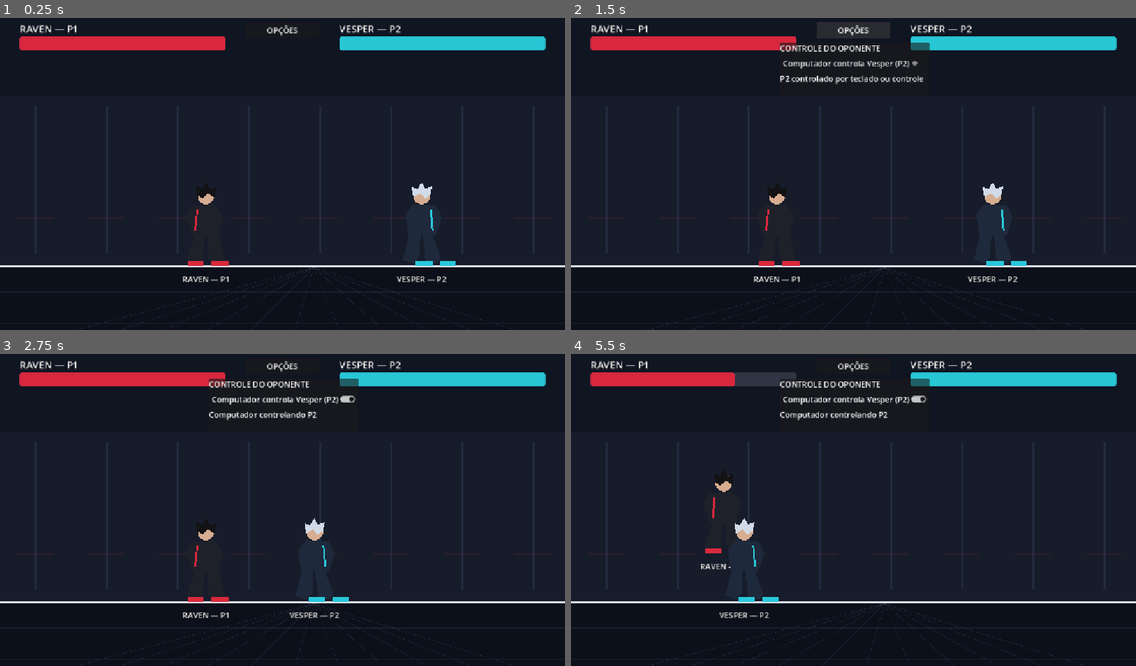
Above: before the commit, frames 1-4 (two rows, left to right).
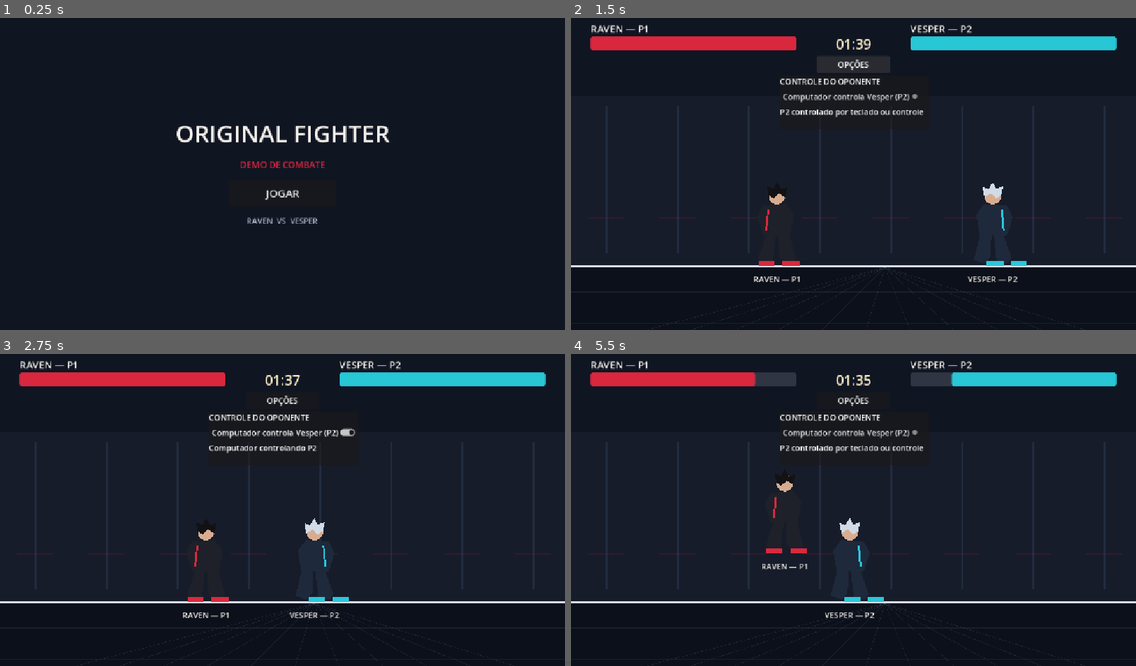
Above: after the commit, the same moments.

Repository: Hayron1206/Original-Fighter
Game: Godot game, scene res://scenes/title/title_screen.tscn
Two runs of this game, one before a commit and one after it. Both use one fixed random seed, a clock stepped at 60 frames per second and the inputs below. Before the commit the project starts from res://scenes/fight/fight.tscn.
Inputs (mouse positions are in pixels of both pictures, inside the frame that each line leads up to):
- Up to frame 1 (0.25 s): no input
- Up to frame 2 (1.5 s): click (853, 192) at 0.5 s, where only the run after the commit has a clickable "JOGAR"; click "OPÇÕES" at 1.25 s
- Up to frame 3 (2.75 s): click "Computador controla Vesper (P…" at 2 s
- Up to frame 4 (5.5 s): move the mouse to (977, 491) at 2.77 s; hold G 2.78-3.53 s; hold D 2.78-4.28 s; click (977, 491) at 2.92 s; tap W at 3.02, 3.77, 5.27 s; tap H at 3.05, 3.6, 4.55, 5.1 s; move the mouse to (740, 522) at 3.52 s; click (740, 522) at 3.67 s; tap G at 3.8, 5.3 s; move the mouse to (910, 438) at 4.27 s; hold A 4.28-5.03 s; hold G 4.28-5.03 s; click (910, 438) at 4.42 s; move the mouse to (825, 572) at 5.02 s; hold D from 5.03 s (still down); click (825, 572) at 5.17 s

The runs differ from the first frame. In frame 1, 8.7% of the frame differs, in the area x 0-100%, y 2-98%; in frame 2, 2.4%; in frame 3, 1.8%; in frame 4, 3.4%.

Commit message:
Sistema de Combate funcional

Diff:
--- a/project.godot
+++ b/project.godot
@@ -11,7 +11,7 @@
 [application]
 
 config/name="OriginalFighter"
-run/main_scene="res://scenes/fight/fight.tscn"
+run/main_scene="res://scenes/title/title_screen.tscn"
 config/features=PackedStringArray("4.7", "Forward Plus")
 config/icon="res://icon.svg"
 
--- /dev/null
+++ b/scenes/title/title_screen.tscn
@@ -0,0 +1,12 @@
+[gd_scene load_steps=2 format=3]
+
+[ext_resource type="Script" path="res://scripts/ui/title_screen.gd" id="1_title"]
+
+[node name="TitleScreen" type="Control"]
+layout_mode = 3
+anchors_preset = 15
+anchor_right = 1.0
+anchor_bottom = 1.0
+grow_horizontal = 2
+grow_vertical = 2
+script = ExtResource("1_title")
--- a/scripts/fighters/fighter_placeholder.gd
+++ b/scripts/fighters/fighter_placeholder.gd
@@ -13,9 +13,11 @@
 const JUMP_SPEED := -620.0
 const LEFT_BOUND := 100.0
 const RIGHT_BOUND := 1180.0
-const ATTACK_COOLDOWN := 0.38
+const LIGHT_ATTACK_COOLDOWN := 0.38
+const HEAVY_ATTACK_COOLDOWN := 0.72
 const MAX_HEALTH := 100.0
-const DAMAGE_PER_HIT := 10.0
+const LIGHT_DAMAGE := 10.0
+const HEAVY_DAMAGE := 20.0
 const AI_ATTACK_RANGE := 105.0
 const AI_ATTACK_COOLDOWN := 0.82
 const HITSTUN_DURATION := 0.16
@@ -23,16 +25,20 @@
 @onready var hitbox: Area2D = $Hitbox
 var controller_manager: Node
 var health := MAX_HEALTH
+var _is_ko := false
 var ai_controlled := false
 var facing_left := false
 var is_blocking := false
 var _attack_cooldown := 0.0
+var _current_attack_damage := LIGHT_DAMAGE
 var _attack_visual_timer := 0.0
+var _heavy_attack_visual := false
 var _ai_attack_timer := 0.0
 var _hitstun_timer := 0.0
 var _knockback_velocity := 0.0
 var _jump_was_down := false
-var _attack_was_down := false
+var _light_attack_was_down := false
+var _heavy_attack_was_down := false
 
 func _ready() -> void:
 	controller_manager = get_tree().get_first_node_in_group("controller_manager")
@@ -44,19 +50,23 @@
 	_attack_cooldown = maxf(0.0, _attack_cooldown - delta)
 	_ai_attack_timer = maxf(0.0, _ai_attack_timer - delta)
 	var was_attacking := _attack_visual_timer > 0.0
+	var was_heavy_visual := _heavy_attack_visual
 	_attack_visual_timer = maxf(0.0, _attack_visual_timer - delta)
+	if _attack_visual_timer <= 0.0:
+		_heavy_attack_visual = false
 
 	var direction := 0.0
 	var jump_down := false
 	var block_pressed := false
-	var attack_down := false
+	var light_attack_down := false
+	var heavy_attack_down := false
 	if player_number == 2 and ai_controlled:
 		var opponent := _get_opponent()
 		if opponent != null:
 			var distance_to_opponent := opponent.global_position.x - global_position.x
 			direction = signf(distance_to_opponent) if absf(distance_to_opponent) > AI_ATTACK_RANGE else 0.0
-			attack_down = absf(distance_to_opponent) <= AI_ATTACK_RANGE and _ai_attack_timer <= 0.0 and is_on_floor()
-			if attack_down:
+			light_attack_down = absf(distance_to_opponent) <= AI_ATTACK_RANGE and _ai_attack_timer <= 0.0 and is_on_floor()
+			if light_attack_down:
 				_ai_attack_timer = AI_ATTACK_COOLDOWN
 	elif player_number == 1:
 		if Input.is_key_pressed(KEY_A):
@@ -65,7 +75,8 @@
 			direction += 1.0
 		jump_down = Input.is_key_pressed(KEY_W)
 		block_pressed = Input.is_key_pressed(KEY_F)
-		attack_down = Input.is_key_pressed(KEY_G)
+		light_attack_down = Input.is_key_pressed(KEY_G)
+		heavy_attack_down = Input.is_key_pressed(KEY_H)
 	else:
 		if Input.is_key_pressed(KEY_LEFT):
 			direction -= 1.0
@@ -73,19 +84,23 @@
 			direction += 1.0
 		jump_down = Input.is_key_pressed(KEY_UP)
 		block_pressed = Input.is_key_pressed(KEY_K)
-		attack_down = Input.is_key_pressed(KEY_COMMA)
+		light_attack_down = Input.is_key_pressed(KEY_COMMA)
+		heavy_attack_down = Input.is_key_pressed(KEY_PERIOD)
 
 	if controller_manager != null and not (player_number == 2 and ai_controlled):
 		direction += controller_manager.get_horizontal_axis(player_number)
 		jump_down = jump_down or controller_manager.is_button_pressed(player_number, JOY_BUTTON_A)
-		block_pressed = block_pressed or controller_manager.is_button_pressed(player_number, JOY_BUTTON_LEFT_SHOULDER)
-		attack_down = attack_down or controller_manager.is_button_pressed(player_number, JOY_BUTTON_X)
+		block_pressed = block_pressed or controller_manager.is_button_pressed(player_number, JOY_BUTTON_B)
+		light_attack_down = light_attack_down or controller_manager.is_button_pressed(player_number, JOY_BUTTON_X)
+		heavy_attack_down = heavy_attack_down or controller_manager.is_button_pressed(player_number, JOY_BUTTON_Y)
 		direction = clampf(direction, -1.0, 1.0)
 
 	var jump_pressed := jump_down and not _jump_was_down
-	var attack_pressed := attack_down and not _attack_was_down
+	var light_attack_pressed := light_attack_down and not _light_attack_was_down
+	var heavy_attack_pressed := heavy_attack_down and not _heavy_attack_was_down
 	_jump_was_down = jump_down
-	_attack_was_down = attack_down
+	_light_attack_was_down = light_attack_down
+	_heavy_attack_was_down = heavy_attack_down
 
 	var was_blocking := is_blocking
 	if _hitstun_timer > 0.0:
@@ -112,19 +127,26 @@
 	global_position.x = clampf(global_position.x, LEFT_BOUND, RIGHT_BOUND)
 	_update_facing()
 
-	if attack_pressed and _attack_cooldown <= 0.0 and is_on_floor() and not is_blocking and _hitstun_timer <= 0.0:
-		_attack_cooldown = ATTACK_COOLDOWN
-		_attack_visual_timer = 0.14
+	if (light_attack_pressed or heavy_attack_pressed) and _attack_cooldown <= 0.0 and is_on_floor() and not is_blocking and _hitstun_timer <= 0.0:
+		_heavy_attack_visual = heavy_attack_pressed
+		if heavy_attack_pressed:
+			_current_attack_damage = HEAVY_DAMAGE
+			_attack_cooldown = HEAVY_ATTACK_COOLDOWN
+		else:
+			_current_attack_damage = LIGHT_DAMAGE
+			_attack_cooldown = LIGHT_ATTACK_COOLDOWN
+		_attack_visual_timer = 0.22 if _heavy_attack_visual else 0.14
 		hitbox.position.x = -48.0 if facing_left else 48.0
 		hitbox.activate()
 
-	if was_blocking != is_blocking or was_attacking != (_attack_visual_timer > 0.0):
+	if was_blocking != is_blocking or was_attacking != (_attack_visual_timer > 0.0) or was_heavy_visual != _heavy_attack_visual:
 		queue_redraw()
 
 func set_ai_controlled(enabled: bool) -> void:
 	ai_controlled = enabled
 	_jump_was_down = false
-	_attack_was_down = false
+	_light_attack_was_down = false
+	_heavy_attack_was_down = false
 
 func apply_damage(amount: float, attacker: Node2D) -> void:
 	if health <= 0.0 or is_blocking or attacker == null:
@@ -137,11 +159,25 @@
 	_hitstun_timer = HITSTUN_DURATION
 	health_changed.emit(health, MAX_HEALTH)
 	print(display_name, " recebeu dano. Vida: ", int(health), "/", int(MAX_HEALTH))
-
+	if health <= 0.0:
+		_knock_out()
+
+func _knock_out() -> void:
+	if _is_ko:
+		return
+	_is_ko = true
+	velocity = Vector2.ZERO
+	is_blocking = false
+	_attack_visual_timer = 0.0
+	queue_redraw()
+	var fall_angle := deg_to_rad(-90.0 if facing_left else 90.0)
+	var death_tween := create_tween().set_parallel(true)
+	death_tween.tween_property(self, "rotation", fall_angle, 0.65).set_trans(Tween.TRANS_BACK).set_ease(Tween.EASE_OUT)
+	death_tween.tween_property(self, "modulate", Color(0.58, 0.58, 0.64, 1.0), 0.65)
 func _on_hitbox_hit_landed(hurtbox: Area2D) -> void:
 	var target := hurtbox.get_parent()
 	if target != self and target.has_method("apply_damage"):
-		target.apply_damage(DAMAGE_PER_HIT, self)
+		target.apply_damage(_current_attack_damage, self)
 
 func _get_opponent() -> Node2D:
 	for fighter in get_tree().get_nodes_in_group("fighters"):
@@ -188,7 +224,9 @@
 		draw_line(Vector2(10 * direction, -112), Vector2(45 * direction, -132), accent_color, 10.0)
 		draw_arc(Vector2(42 * direction, -112), 29.0, -1.15, 1.15, 16, Color(accent_color, 0.7), 3.0)
 	elif _attack_visual_timer > 0.0:
-		draw_line(Vector2(32 * direction, -100), Vector2(92 * direction, -130), Color(accent_color, 0.9), 6.0)
+		var swing_width := 10.0 if _heavy_attack_visual else 6.0
+		var swing_length := 112.0 if _heavy_attack_visual else 92.0
+		draw_line(Vector2(32 * direction, -100), Vector2(swing_length * direction, -130), Color(accent_color, 0.9), swing_width)
 		draw_line(Vector2(40 * direction, -91), Vector2(83 * direction, -91), Color(accent_color, 0.45), 3.0)
 
 	draw_string(ThemeDB.fallback_font, Vector2(-75, 30), display_name, HORIZONTAL_ALIGNMENT_CENTER, 150, 16, Color("f4f1ec"))
--- a/scripts/ui/fight_ui.gd
+++ b/scripts/ui/fight_ui.gd
@@ -2,10 +2,15 @@
 
 const BAR_WIDTH := 420.0
 const BAR_HEIGHT := 28.0
+const ROUND_DURATION := 99.0
 var _health_bars: Dictionary = {}
+var _fighters: Dictionary = {}
 var _ai_status: Label
 var _ai_toggle: CheckButton
+var _timer_label: Label
 var _view_width := 1280.0
+var _time_left := ROUND_DURATION
+var _round_over := false
 
 func _ready() -> void:
 	var root := Control.new()
@@ -14,8 +19,30 @@
 	add_child(root)
 	_create_health_display(root, 1, "RAVEN — P1", Vector2(40.0, 18.0), false, Color("d9273e"))
 	_create_health_display(root, 2, "VESPER — P2", Vector2(_view_width - BAR_WIDTH - 40.0, 18.0), true, Color("27c7d6"))
+	_create_round_timer(root)
 	_create_options_menu(root)
 	_connect_fighters()
+
+func _process(delta: float) -> void:
+	if _round_over:
+		return
+	var fighter_one = _fighters.get(1)
+	var fighter_two = _fighters.get(2)
+	if fighter_one == null or fighter_two == null:
+		return
+	if fighter_one.health <= 0.0:
+		_finish_round(2, "NOCAUTE")
+		return
+	if fighter_two.health <= 0.0:
+		_finish_round(1, "NOCAUTE")
+		return
+	_time_left = maxf(0.0, _time_left - delta)
+	_update_timer_label()
+	if _time_left <= 0.0:
+		if is_equal_approx(fighter_one.health, fighter_two.health):
+			_finish_round(0, "TEMPO ESGOTADO")
+		else:
+			_finish_round(1 if fighter_one.health > fighter_two.health else 2, "TEMPO ESGOTADO")
 
 func _create_health_display(root: Control, player: int, fighter_name: String, position: Vector2, reverse: bool, fill_color: Color) -> void:
 	var title := Label.new()
@@ -51,15 +78,31 @@
 	root.add_child(bar)
 	_health_bars[player] = bar
 
+func _create_round_timer(root: Control) -> void:
+	_timer_label = Label.new()
+	_timer_label.position = Vector2((_view_width - 120.0) * 0.5, 44.0)
+	_timer_label.custom_minimum_size = Vector2(120.0, 36.0)
+	_timer_label.horizontal_alignment = HORIZONTAL_ALIGNMENT_CENTER
+	_timer_label.add_theme_font_size_override("font_size", 28)
+	_timer_label.add_theme_color_override("font_color", Color("fff1c7"))
+	root.add_child(_timer_label)
+	_update_timer_label()
+
+func _update_timer_label() -> void:
+	var total_seconds := ceili(_time_left)
+	var minutes := floori(float(total_seconds) / 60.0)
+	var seconds := total_seconds % 60
+	_timer_label.text = "%02d:%02d" % [minutes, seconds]
+
 func _create_options_menu(root: Control) -> void:
 	var options_button := Button.new()
 	options_button.text = "OPÇÕES"
-	options_button.position = Vector2((_view_width - 150.0) * 0.5, 18.0)
+	options_button.position = Vector2((_view_width - 150.0) * 0.5, 88.0)
 	options_button.custom_minimum_size = Vector2(150.0, 34.0)
 	root.add_child(options_button)
 
 	var panel := PanelContainer.new()
-	panel.position = Vector2((_view_width - 300.0) * 0.5, 60.0)
+	panel.position = Vector2((_view_width - 300.0) * 0.5, 128.0)
 	panel.custom_minimum_size = Vector2(300.0, 110.0)
 	panel.visible = false
 	root.add_child(panel)
@@ -83,6 +126,7 @@
 func _connect_fighters() -> void:
 	for fighter in get_tree().get_nodes_in_group("fighters"):
 		var player := int(fighter.player_number)
+		_fighters[player] = fighter
 		if _health_bars.has(player):
 			fighter.health_changed.connect(_on_health_changed.bind(player))
 			_on_health_changed(fighter.health, fighter.MAX_HEALTH, player)
@@ -99,3 +143,47 @@
 		if int(fighter.player_number) == 2:
 			fighter.set_ai_controlled(enabled)
 	_ai_status.text = "Computador controlando P2" if enabled else "P2 controlado por teclado ou controle"
+
+func _finish_round(winner: int, reason: String) -> void:
+	if _round_over:
+		return
+	_round_over = true
+	var result_text := "EMPATE!"
+	if winner == 1:
+		result_text = "VOCÊ VENCEU!" if _ai_toggle.button_pressed else "RAVEN VENCEU!"
+	elif winner == 2:
+		result_text = "VOCÊ PERDEU!" if _ai_toggle.button_pressed else "VESPER VENCEU!"
+	_show_result_overlay(result_text, reason)
+
+func _show_result_overlay(result_text: String, reason: String) -> void:
+	var overlay := ColorRect.new()
+	overlay.color = Color(0.02, 0.03, 0.06, 0.78)
+	overlay.set_anchors_and_offsets_preset(Control.PRESET_FULL_RECT)
+	overlay.mouse_filter = Control.MOUSE_FILTER_STOP
+	add_child(overlay)
+
+	var center := CenterContainer.new()
+	center.set_anchors_and_offsets_preset(Control.PRESET_FULL_RECT)
+	overlay.add_child(center)
+	var panel := PanelContainer.new()
+	panel.custom_minimum_size = Vector2(420.0, 230.0)
+	center.add_child(panel)
+	var content := VBoxContainer.new()
+	content.alignment = BoxContainer.ALIGNMENT_CENTER
+	panel.add_child(content)
+	var result_label := Label.new()
+	result_label.text = result_text
+	result_label.horizontal_alignment = HORIZONTAL_ALIGNMENT_CENTER
+	result_label.add_theme_font_size_override("font_size", 34)
+	content.add_child(result_label)
+	var reason_label := Label.new()
+	reason_label.text = reason
+	reason_label.horizontal_alignment = HORIZONTAL_ALIGNMENT_CENTER
+	reason_label.add_theme_font_size_override("font_size", 18)
+	content.add_child(reason_label)
+	var rematch_button := Button.new()
+	rematch_button.text = "JOGAR NOVAMENTE"
+	rematch_button.custom_minimum_size = Vector2(220.0, 42.0)
+	rematch_button.size_flags_horizontal = Control.SIZE_SHRINK_CENTER
+	rematch_button.pressed.connect(func() -> void: get_tree().reload_current_scene())
+	content.add_child(rematch_button)
--- /dev/null
+++ b/scripts/ui/title_screen.gd
@@ -0,0 +1,61 @@
+extends Control
+
+const FIGHT_SCENE := "res://scenes/fight/fight.tscn"
+
+func _ready() -> void:
+	var background := ColorRect.new()
+	background.color = Color("101522")
+	background.set_anchors_and_offsets_preset(Control.PRESET_FULL_RECT)
+	add_child(background)
+
+	var accent_band := ColorRect.new()
+	accent_band.color = Color("d9273e")
+	accent_band.anchor_top = 0.72
+	accent_band.anchor_bottom = 1.0
+	accent_band.offset_top = 0.0
+	accent_band.offset_bottom = 0.0
+	accent_band.color.a = 0.18
+	background.add_child(accent_band)
+
+	var center := CenterContainer.new()
+	center.set_anchors_and_offsets_preset(Control.PRESET_FULL_RECT)
+	add_child(center)
+	var content := VBoxContainer.new()
+	content.custom_minimum_size = Vector2(560.0, 300.0)
+	content.alignment = BoxContainer.ALIGNMENT_CENTER
+	content.add_theme_constant_override("separation", 18)
+	center.add_child(content)
+
+	var title := Label.new()
+	title.text = "ORIGINAL FIGHTER"
+	title.horizontal_alignment = HORIZONTAL_ALIGNMENT_CENTER
+	title.add_theme_font_size_override("font_size", 48)
+	title.add_theme_color_override("font_color", Color("f4f1ec"))
+	content.add_child(title)
+
+	var subtitle := Label.new()
+	subtitle.text = "DEMO DE COMBATE"
+	subtitle.horizontal_alignment = HORIZONTAL_ALIGNMENT_CENTER
+	subtitle.add_theme_font_size_override("font_size", 18)
+	subtitle.add_theme_color_override("font_color", Color("d9273e"))
+	content.add_child(subtitle)
+
+	var play_button := Button.new()
+	play_button.text = "JOGAR"
+	play_button.custom_minimum_size = Vector2(220.0, 54.0)
+	play_button.size_flags_horizontal = Control.SIZE_SHRINK_CENTER
+	play_button.add_theme_font_size_override("font_size", 22)
+	play_button.pressed.connect(_start_fight)
+	content.add_child(play_button)
+
+	var footer := Label.new()
+	footer.text = "RAVEN  VS  VESPER"
+	footer.horizontal_alignment = HORIZONTAL_ALIGNMENT_CENTER
+	footer.add_theme_font_size_override("font_size", 16)
+	footer.add_theme_color_override("font_color", Color("aeb5c7"))
+	content.add_child(footer)
+
+func _start_fight() -> void:
+	var error := get_tree().change_scene_to_file(FIGHT_SCENE)
+	if error != OK:
+		push_error("Nao foi possivel abrir a cena de luta.")
Not shown, added: scripts/ui/title_screen.gd.uid
